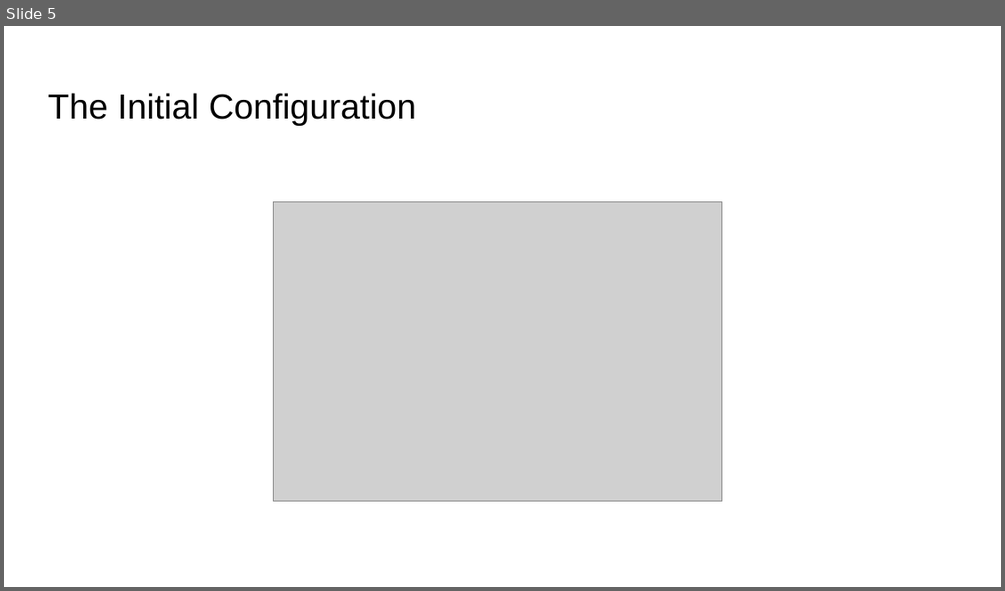
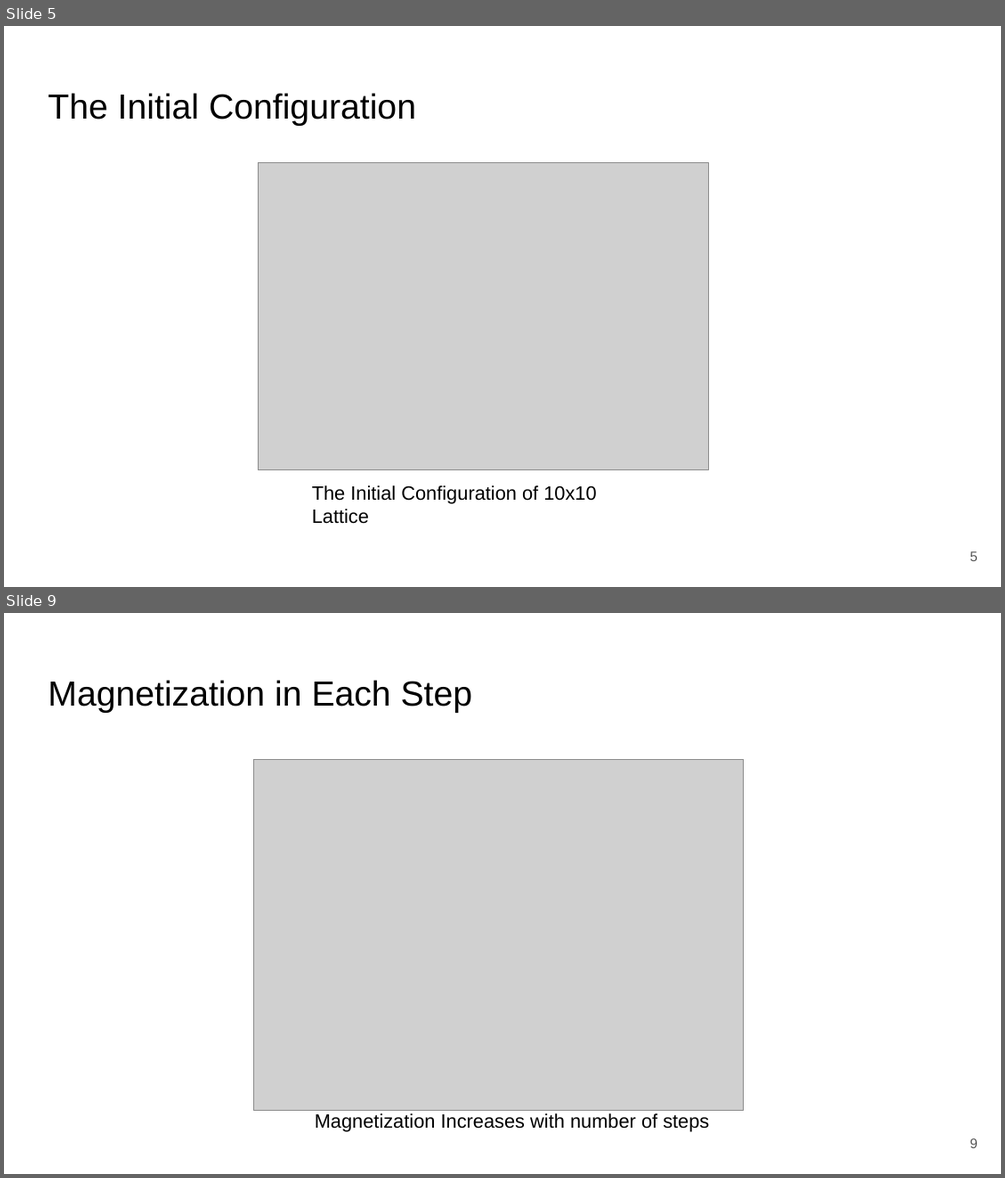
Before and after one commit to DipeshPoudel/MDS-607-MonteCarloMethods, a slide deck: ising_model/MDSDipeshPoudel10/2DIsingModel.pptx. Shown one above the other, each under a label of ours: slide 5 before the commit, slides 5 and 9 after it; the slides between them are not shown. The pictures are 1005x591 and 1005x1178 pixels, drawn with LibreOffice and Linux fonts; fonts in the diff are those of the drawing; grey boxes stand for pictures. Boxes give left, top, right and bottom in pixels: in the first picture for what was removed or moved away, otherwise in the second. Text is boxed around its words. In the diff, an @@ line names an element or a change of style, - is before the commit and + after.

```diff
--- a/ising_model/MDSDipeshPoudel10/2DIsingModel.pptx
+++ b/ising_model/MDSDipeshPoudel10/2DIsingModel.pptx
@@ slide 9 added at bbox=[4, 613, 1001, 1174], background #FFFFFF @@
@@ title added at bbox=[48, 680, 473, 713], 25.2 pt, text #000000 @@
+Magnetization in Each Step
@@ picture added at bbox=[254, 760, 744, 1111] @@
@@ text added at bbox=[315, 1113, 709, 1132], 14 pt, text #000000 @@
+Magnetization Increases with number of steps
@@ page number added at bbox=[970, 1138, 978, 1148], 10 pt, text #595959 @@
+9
@@ slide 5 changed as well @@
@@ picture: place and size @@
-picture at bbox=[273, 202, 721, 501]
+picture at bbox=[259, 162, 709, 471]
@@ text added at bbox=[312, 485, 596, 524], 14 pt, text #000000 @@
+The Initial Configuration of 10x10 Lattice
@@ page number added at bbox=[970, 551, 978, 561], 10 pt, text #595959 @@
+5
```
Also in this commit, not shown: 6 other slides changed, 6 other slides added, 2 slides removed, 12 other files.
